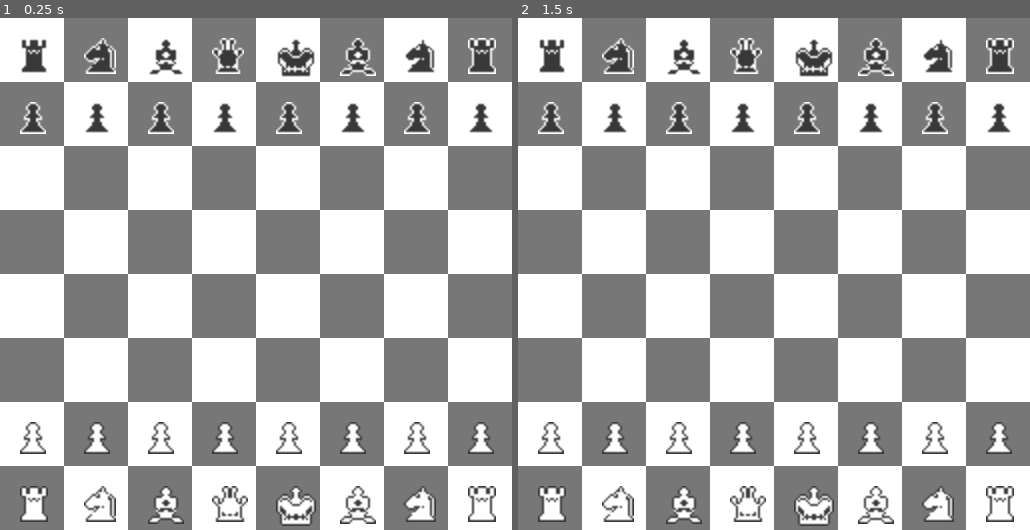
Above: before the commit, frames 1-2 (left to right).
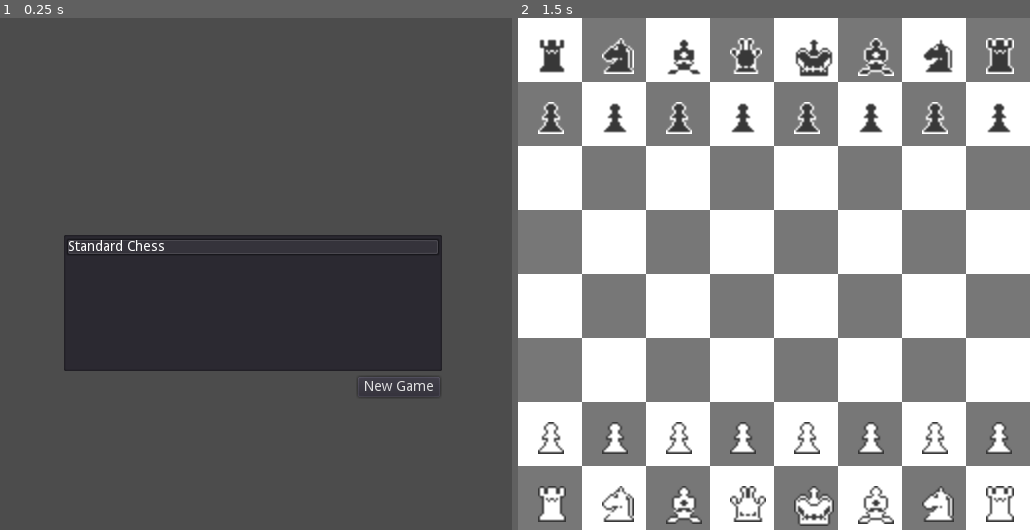
Above: after the commit, the same moments.

Repository: josephbleau/GodotChess
Game: Godot game, scene res://Core/Menu/MainMenu.tscn
Two runs of this game, one before a commit and one after it. Both use one fixed random seed, a clock stepped at 60 frames per second and the inputs below. Before the commit the project starts from res://Core/Board/Board.tscn.
Inputs (mouse positions are in pixels of both pictures, inside the frame that each line leads up to):
- Up to frame 1 (0.25 s): no input
- Up to frame 2 (1.5 s): click (917, 386) at 0.5 s, where only the run after the commit has a clickable "New Game"; tap Enter at 1.25 s; move the mouse to (886, 248) at 1.27 s; click (886, 248) at 1.42 s

The runs differ from the first frame. In frame 1, 97% of the frame differs, in the area x 0-100%, y 0-100%; in frame 2, nothing differs.

Commit message:
Menu scene that loads game mode types

Diff:
--- /dev/null
+++ b/Core/Menu/MainMenu.gd
@@ -0,0 +1,23 @@
+extends Control
+
+var modes_configurator : ModesConfigurator
+
+func _ready():
+	modes_configurator = preload("res://Modes/Modes.gd").new()
+
+	for modes in modes_configurator.modes:
+		$GameModes.add_item(modes)
+		$GameModes.select(0)
+
+func _on_New_Game_Button_button_up():
+	# Unload current scene
+	var root = get_parent()
+	root.remove_child(self)
+	call_deferred("free")
+
+	var board = preload("res://Core/Board/Board.tscn").instance()
+	var selected_idx = $GameModes.get_selected_items()[0]
+	var mode_name = $GameModes.get_item_text(selected_idx)
+
+	board.configurator_script = load(modes_configurator.modes[mode_name])
+	root.add_child(board)
--- /dev/null
+++ b/Core/Menu/MainMenu.tscn
@@ -0,0 +1,30 @@
+[gd_scene load_steps=2 format=2]
+
+[ext_resource path="res://Core/Menu/MainMenu.gd" type="Script" id=1]
+
+[node name="MainMenu" type="Control"]
+anchor_right = 1.0
+anchor_bottom = 1.0
+script = ExtResource( 1 )
+__meta__ = {
+"_edit_use_anchors_": false
+}
+
+[node name="NewGame" type="Button" parent="."]
+anchor_top = 0.5
+anchor_bottom = 0.5
+margin_left = 358.348
+margin_top = 103.461
+margin_right = 440.348
+margin_bottom = 123.461
+text = "New Game"
+__meta__ = {
+"_edit_use_anchors_": false
+}
+
+[node name="GameModes" type="ItemList" parent="."]
+margin_left = 63.6968
+margin_top = 217.113
+margin_right = 441.697
+margin_bottom = 353.113
+[connection signal="button_up" from="NewGame" to="." method="_on_New_Game_Button_button_up"]
--- /dev/null
+++ b/Modes/Modes.gd
@@ -0,0 +1,5 @@
+class_name ModesConfigurator extends Node
+
+var modes = {
+	"Standard Chess": "res://Modes/Standard/Board/StandardBoard.gd"
+}
--- a/project.godot
+++ b/project.godot
@@ -19,6 +19,11 @@
 "language": "GDScript",
 "path": "res://Core/GameLoader.gd"
 }, {
+"base": "Node",
+"class": "ModesConfigurator",
+"language": "GDScript",
+"path": "res://Modes/Modes.gd"
+}, {
 "base": "Node2D",
 "class": "Piece",
 "language": "GDScript",
@@ -37,6 +42,7 @@
 _global_script_class_icons={
 "BoardConfigurator": "",
 "GameLoader": "",
+"ModesConfigurator": "",
 "Piece": "",
 "Player": "",
 "StandardBoard": ""
@@ -45,7 +51,7 @@
 [application]
 
 config/name="Off My Chess"
-run/main_scene="res://Core/Board/Board.tscn"
+run/main_scene="res://Core/Menu/MainMenu.tscn"
 config/icon="res://icon.png"
 
 [display]
